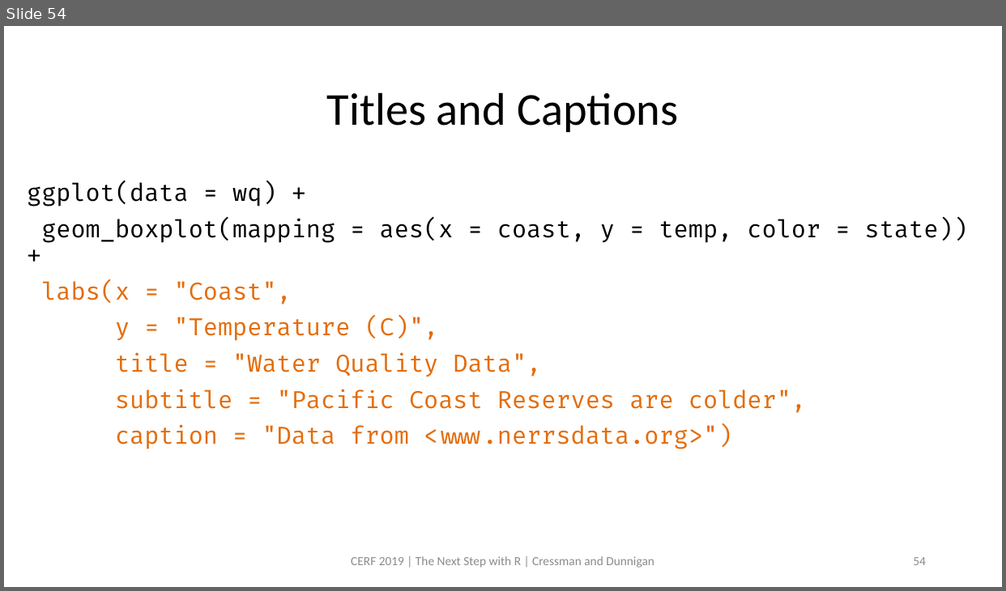
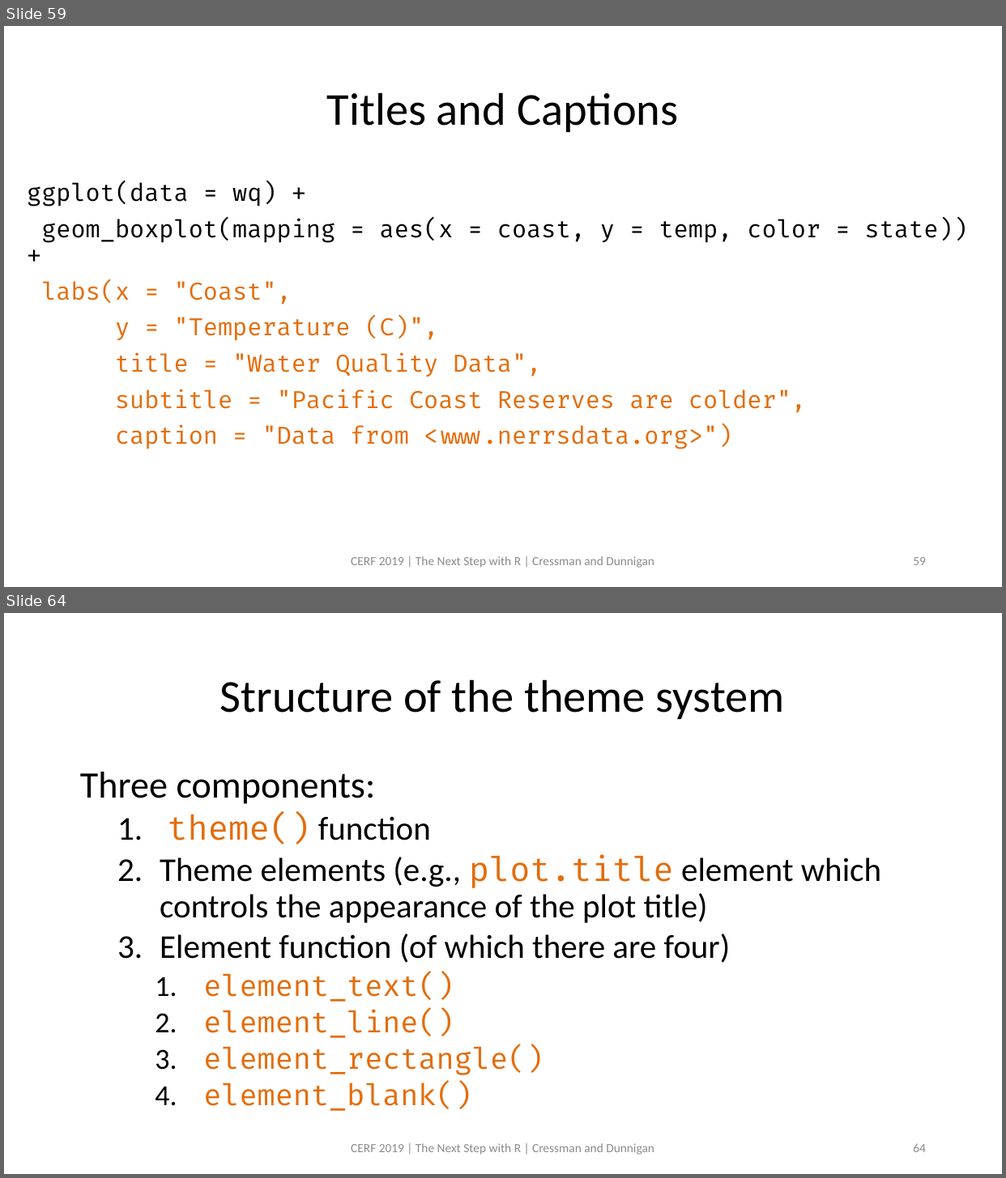
Before and after one commit to swmpkim/2019_CERF, a slide deck: slides/01_Visualize.pptx. Shown one above the other, each under a label of ours: slide 54 before the commit, slides 59 and 64 after it; the slides between them are not shown. The pictures are 1006x591 and 1006x1178 pixels, drawn with LibreOffice and Linux fonts; fonts in the diff are those of the drawing. Boxes give left, top, right and bottom in pixels: in the first picture for what was removed or moved away, otherwise in the second. Text is boxed around its words. In the diff, an @@ line names an element or a change of style, - is before the commit and + after.

```diff
--- a/slides/01_Visualize.pptx
+++ b/slides/01_Visualize.pptx
@@ slide 64 added at bbox=[4, 613, 1002, 1174], background #FFFFFF @@
@@ title added at bbox=[220, 679, 785, 719], 44 pt, text #000000 @@
+Structure of the theme system
@@ text added at bbox=[80, 772, 881, 1111], 32 pt, text #000000 @@
+Three components:
+  1. theme() function
+  2. Theme elements (e.g., plot.title element which controls the appearance of the plot title)
+  3. Element function (of which there are four)
+    1. element_text()
+    2. element_line()
+    3. element_rectangle()
+    4. element_blank()
@@ text added at bbox=[351, 1144, 654, 1155], 12 pt, text #8C8C8C @@
+CERF 2019 | The Next Step with R | Cressman and Dunnigan
@@ page number added at bbox=[913, 1144, 926, 1152], 12 pt, text #8C8C8C @@
+64
@@ what was slide 54 is now slide 59 @@
@@ page number at bbox=[913, 557, 926, 565]: text changed @@
-54
+59
```
Also in this commit, not shown: 10 slides changed, 9 other slides added.
